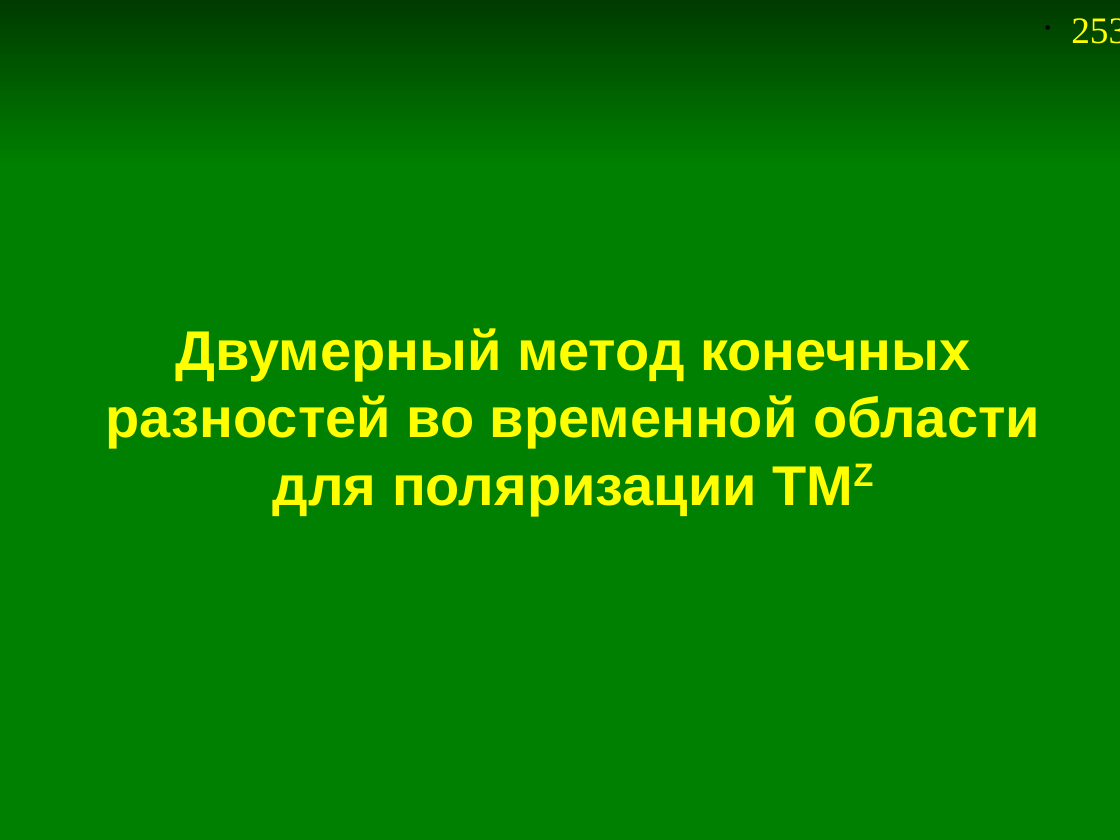
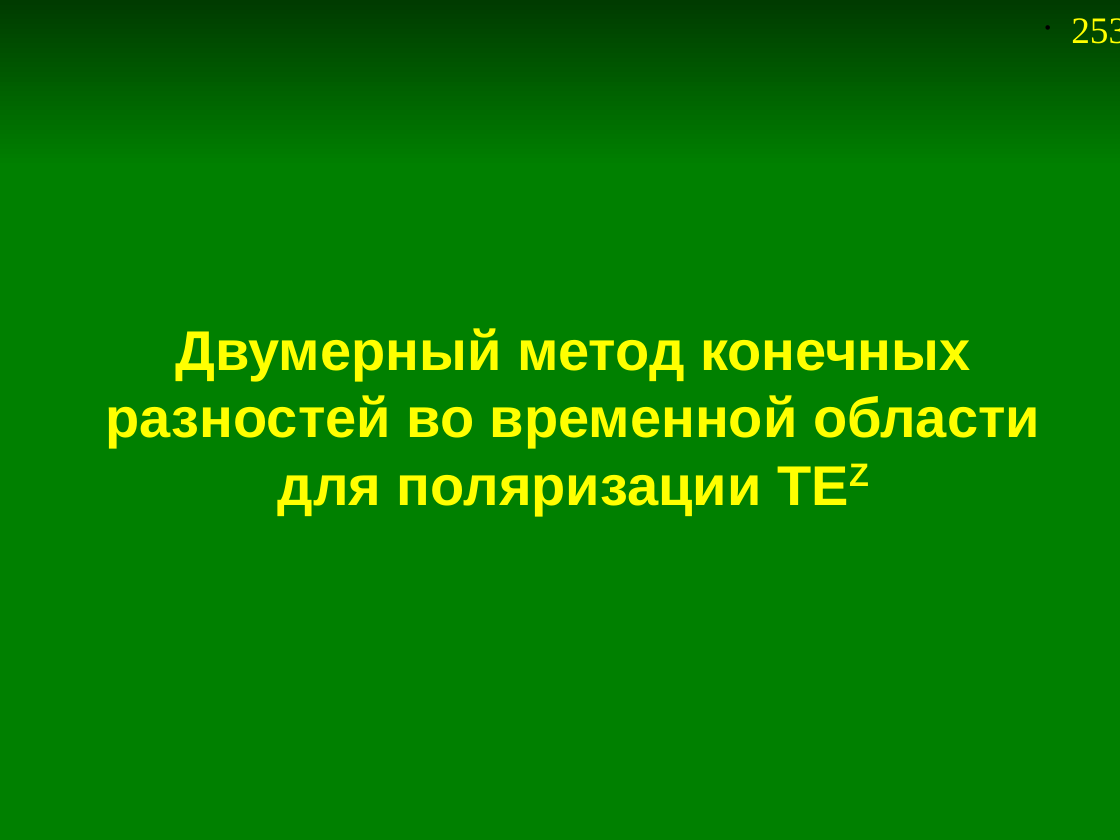
Before and after one commit to andris0147sv/modelling, a slide deck: slide 253 of presentations/2. FDTD.odp. Drawn at 1120x840 pixels with LibreOffice and Linux fonts; fonts in the diff are those of the drawing. Boxes give left, top, right and bottom in pixels: in the first picture for what was removed or moved away, otherwise in the second. Text is boxed around its words. In the diff, an @@ line names an element or a change of style, - is before the commit and + after.

```diff
--- a/presentations/2. FDTD.odp
+++ b/presentations/2. FDTD.odp
@@ title at box(106, 328, 1040, 514): text changed @@
-Двумерный метод конечных разностей во временной области
-для поляризации TMZ
+Двумерный метод конечных разностей во временной области
+для поляризации TEZ
```
Also in this commit, not shown: 1 other slide changed, 3 other files.
